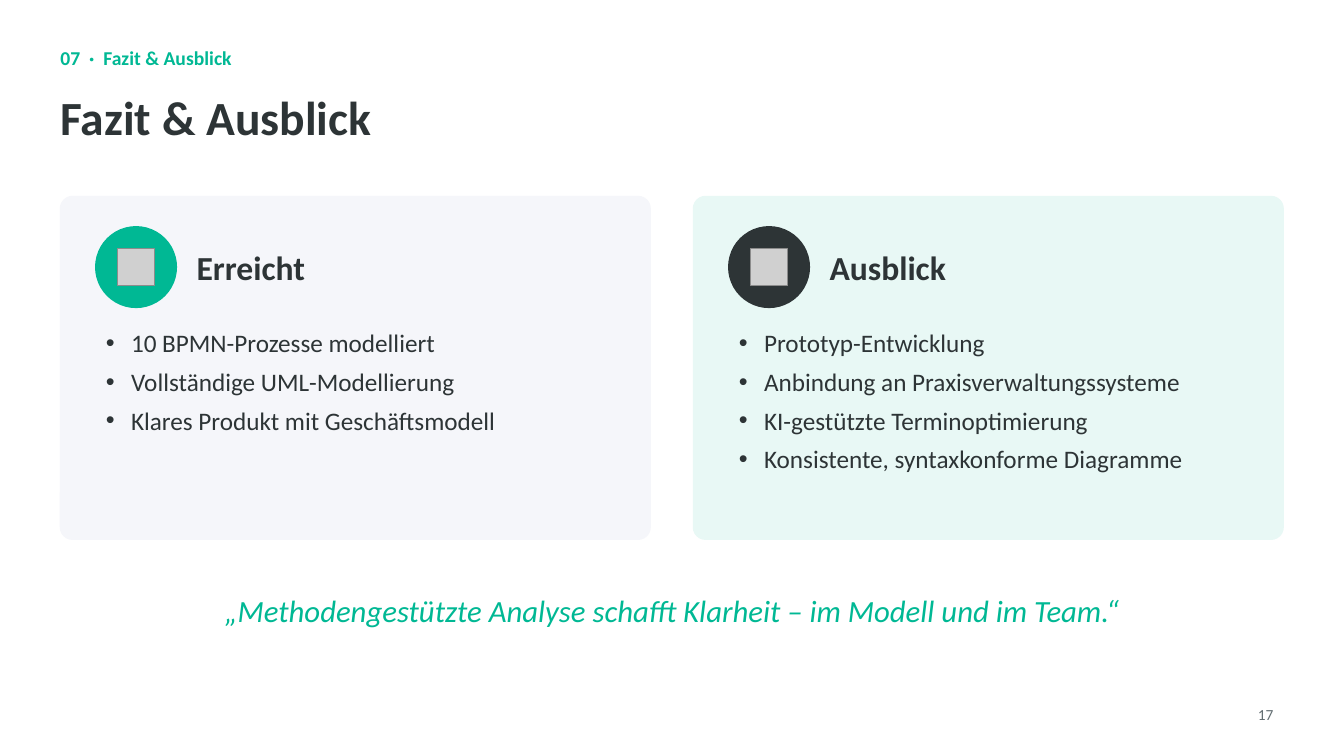
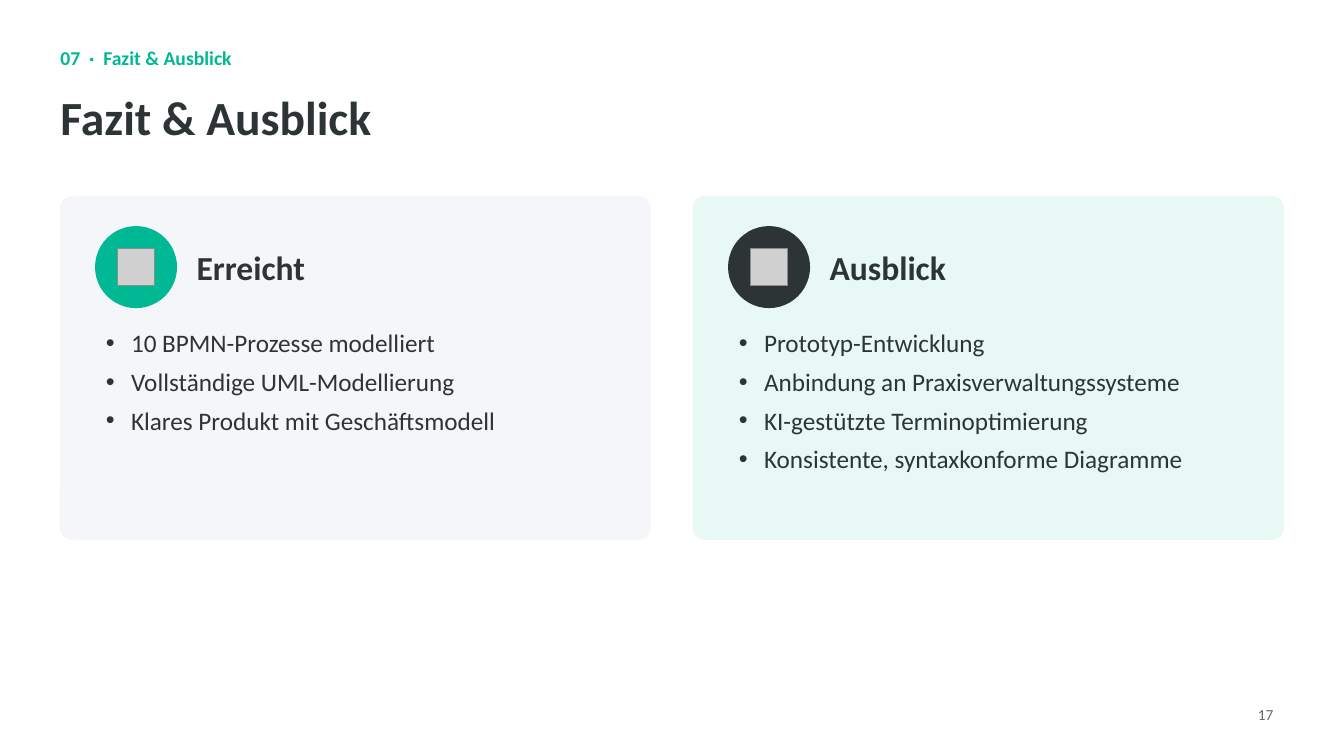
Before and after one commit to LucaD2007/AutoMedic, a slide deck: slide 17 of Präsentation_AutoMedic_final.pptx. Drawn at 1344x756 pixels with LibreOffice and Linux fonts; fonts in the diff are those of the drawing; grey boxes stand for pictures; background and template pictures are left out. Boxes give left, top, right and bottom in pixels: in the first picture for what was removed or moved away, otherwise in the second. Text is boxed around its words. In the diff, an @@ line names an element or a change of style, - is before the commit and + after.

```diff
--- a/Präsentation_AutoMedic_final.pptx
+++ b/Präsentation_AutoMedic_final.pptx
@@ text removed at <box>225,600,1119,628</box> @@
-„Methodengestützte Analyse schafft Klarheit – im Modell und im Team.“
```
Also in this commit, not shown: 2 other files.
